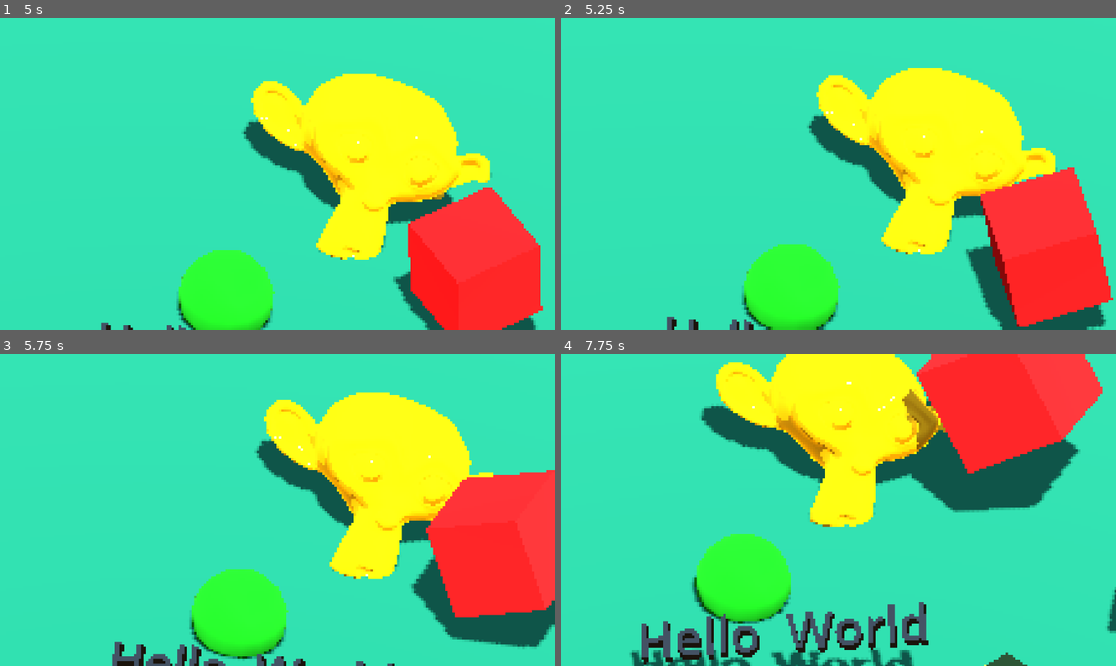
Above: before the commit, frames 1-4 (two rows, left to right).
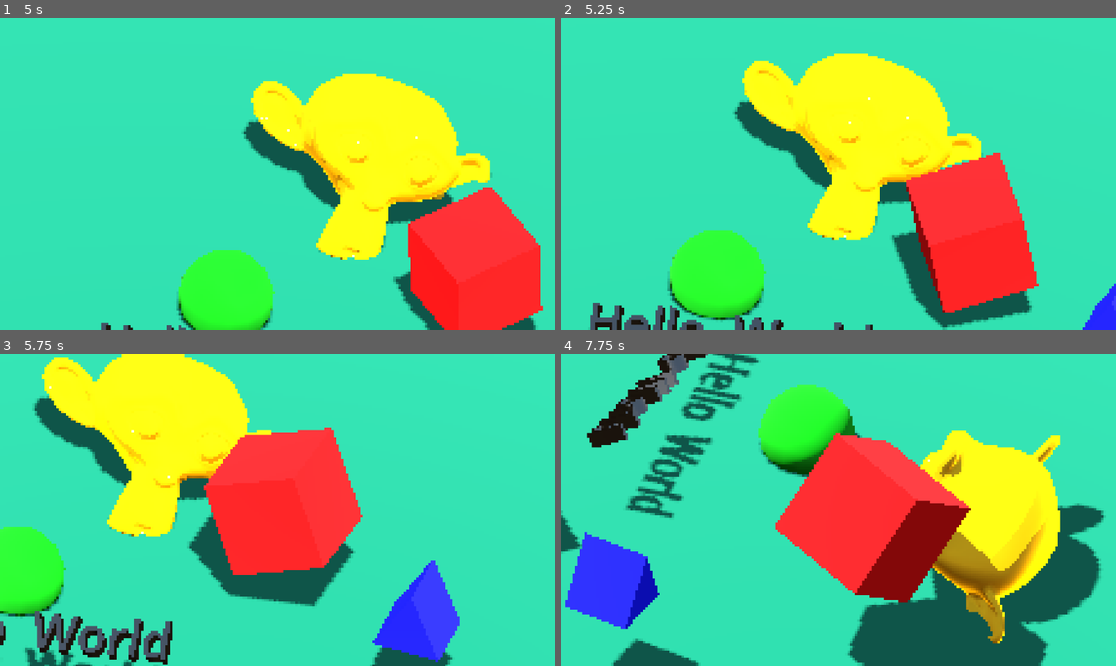
Above: after the commit, the same moments.

Repository: xiaowangxu/GodotPixel3D
Game: Godot game, scene res://control.tscn
The game is run twice, just before and just after one commit, with the same random seed, the same clock (stepped at 60 frames per second) and the same inputs.
Inputs:
- Up to frame 1 (5 s): no input
- Up to frame 2 (5.25 s): no input
- Up to frame 3 (5.75 s): no input
- Up to frame 4 (7.75 s): no input

Frame 1 is identical in both runs. In frame 2, 38% of the frame differs, in the area x 5-100%, y 11-100%; in frame 3, 61%; in frame 4, 67%, in the area x 0-100%, y 0-100%.

Commit message:
pixel perfect demo

Diff:
--- a/node_3d.tscn
+++ b/node_3d.tscn
@@ -35,10 +35,10 @@
 tracks/0/interp = 1
 tracks/0/loop_wrap = true
 tracks/0/keys = {
-"times": PackedFloat32Array(0, 5),
-"transitions": PackedFloat32Array(1, 1),
+"times": PackedFloat32Array(0, 5, 6.4, 8.7),
+"transitions": PackedFloat32Array(1, 1, 1, 1),
 "update": 0,
-"values": [Vector3(-0.0560494, 1.44594, 1.91397), Vector3(0.207478, 2.02465, 1.91397)]
+"values": [Vector3(-0.0560494, 1.44594, 1.91397), Vector3(0.207478, 2.02465, 1.91397), Vector3(0.794791, 0.524874, -0.009547), Vector3(0.794791, 1.56981, -1.41089)]
 }
 tracks/1/type = "value"
 tracks/1/imported = false
@@ -47,10 +47,10 @@
 tracks/1/interp = 1
 tracks/1/loop_wrap = true
 tracks/1/keys = {
-"times": PackedFloat32Array(0, 2, 3, 6),
-"transitions": PackedFloat32Array(1, 1, 1, 1),
+"times": PackedFloat32Array(0, 2, 3, 6, 7, 9.5),
+"transitions": PackedFloat32Array(1, 1, 1, 1, 1, 1),
 "update": 0,
-"values": [Vector3(0.942478, 0, 0), Vector3(0.942478, 0, 0), Vector3(0.896235, 0.56804, 0.134722), Vector3(0.896235, 0.56804, 0.134722)]
+"values": [Vector3(0.942478, 0, 0), Vector3(0.942478, 0, 0), Vector3(0.896235, 0.56804, 0.134722), Vector3(0.896235, 0.56804, 0.134722), Vector3(0.907796, 2.29587, 0.101042), Vector3(0.907796, 2.29587, 0.101042)]
 }
 
 [sub_resource type="Animation" id="Animation_cl622"]
